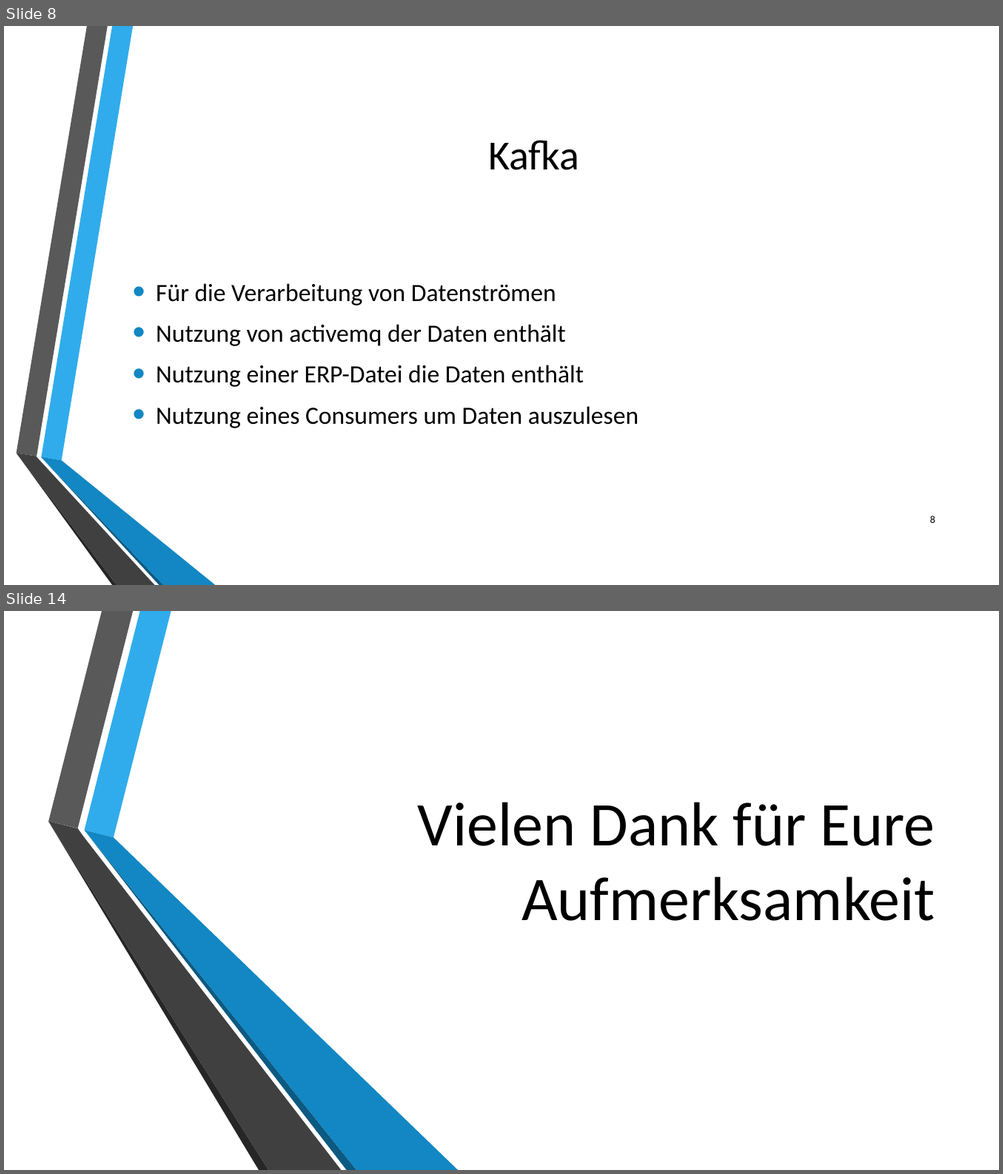
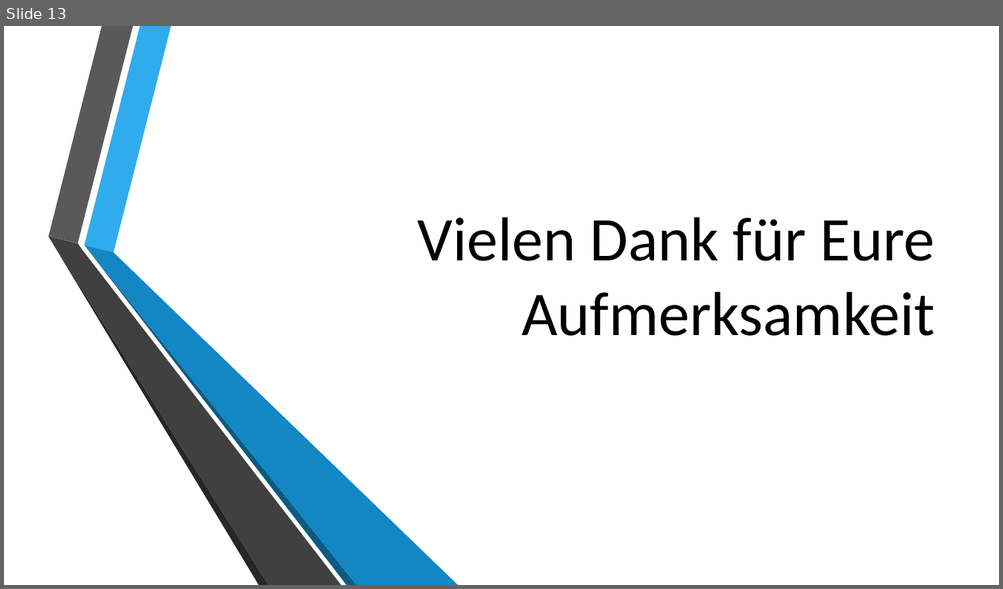
Before and after one commit to philipwagner1994/ProjectDHBW, a slide deck: Documentation/Projektpräsentationabschluss.pptx. Shown one above the other, each under a label of ours: slides 8 and 14 before the commit, slide 13 after it; the slides between them are not shown. The pictures are 1003x1174 and 1003x589 pixels, drawn with LibreOffice and Linux fonts; fonts in the diff are those of the drawing; background and template pictures are left out. Boxes give left, top, right and bottom in pixels: in the first picture for what was removed or moved away, otherwise in the second. Text is boxed around its words. In the diff, an @@ line names an element or a change of style, - is before the commit and + after.

```diff
--- a/Documentation/Projektpräsentationabschluss.pptx
+++ b/Documentation/Projektpräsentationabschluss.pptx
@@ slide 8 removed at (x1=4, y1=26, x2=999, y2=585), background picture (left out) @@
@@ title removed at (x1=488, y1=140, x2=580, y2=170) @@
-Kafka
@@ text removed at (x1=156, y1=284, x2=638, y2=429) @@
-• Für die Verarbeitung von Datenströmen
-• Nutzung von activemq der Daten enthält
-• Nutzung einer ERP-Datei die Daten enthält
-• Nutzung eines Consumers um Daten auszulesen
@@ group removed at (x1=16, y1=26, x2=215, y2=585): 6 freeform shapes @@
@@ page number removed at (x1=930, y1=516, x2=935, y2=523) @@
-8
@@ what was slide 14 is now slide 13 @@
```
Also in this commit, not shown: 3 slides changed, 9 slides added, 9 other slides removed.
